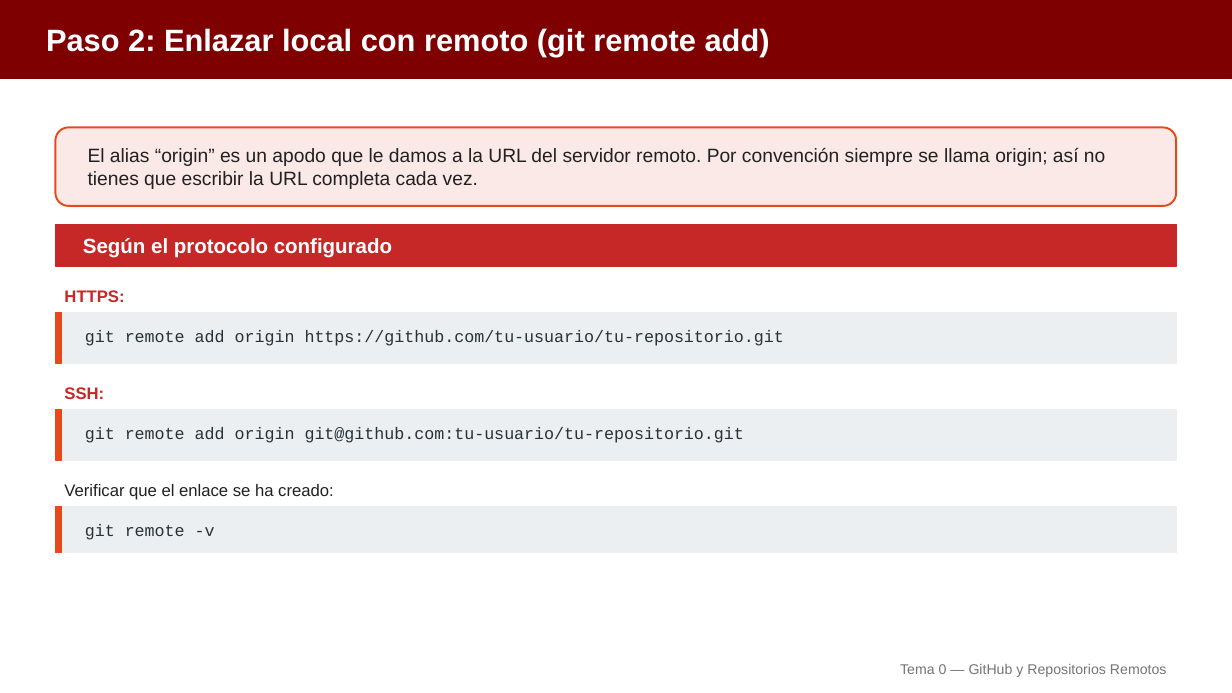
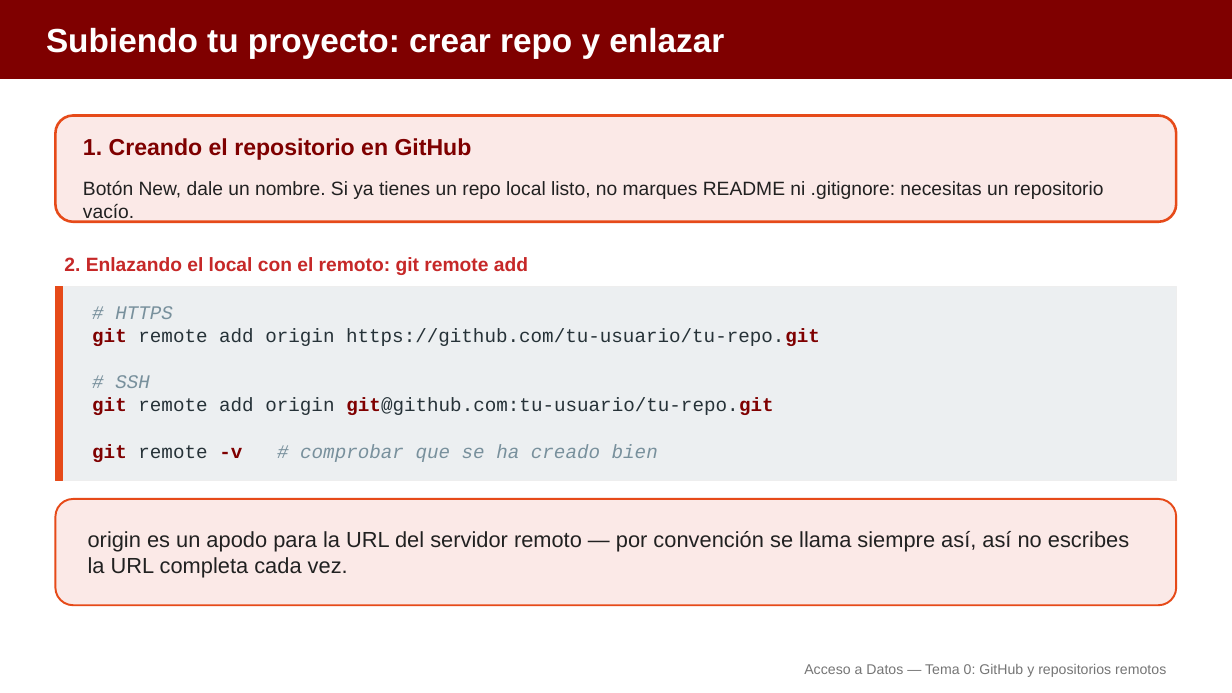
Before and after one commit to aitorventura/acceso-a-datos, a slide deck: slide 8 of docs/tema0/diapositivas/github.pptx (slide 14 before the commit). Drawn at 1232x693 pixels with LibreOffice and Linux fonts; fonts in the diff are those of the drawing. Boxes give left, top, right and bottom in pixels: in the first picture for what was removed or moved away, otherwise in the second. Text is boxed around its words. In the diff, an @@ line names an element or a change of style, - is before the commit and + after.

Commit message:
Rehace las diapositivas de Git y GitHub (Tema 0): menos diapositivas y más visuales
Agrupa por idea y sustituye texto por tarjetas, flujos y código con
sintaxis coloreada en los cinco decks de la subsección Git y GitHub
(introducción a Git, ramas, GitHub, colaboración y GitHub Actions).
Pasa de 130 a 67 diapositivas. Añade cinco infografías nuevas
reutilizables (staging, HEAD, local/remoto, fork+PR, anatomía de un
workflow).

```diff
--- a/docs/tema0/diapositivas/github.pptx
+++ b/docs/tema0/diapositivas/github.pptx
@@ text at [46,27,724,58]: text changed; size 24 to 26 pt @@
-Paso 2: Enlazar local con remoto (git remote add)
+Subiendo tu proyecto: crear repo y enlazar
@@ rounded rectangle: place and size @@
-rounded rectangle at [55,128,1177,206]
+rounded rectangle at [55,116,1177,222]
@@ rounded rectangle at [55,116,1177,222]: outline #E64A19 1.5 pt to #E64A19 2 pt @@
@@ text at [83,138,472,160]: text changed; size 15 to 18 pt; text colour #212121 to #7F0000; bold on @@
-El alias “origin” es un apodo que le damos a la URL del servidor remoto. Por convención siempre se llama origin; así no tienes que escribir la URL completa cada vez.
+1. Creando el repositorio en GitHub
@@ text added at [83,181,1104,222], 15 pt, text #212121 @@
+Botón New, dale un nombre. Si ya tienes un repo local listo, no marques README ni .gitignore: necesitas un repositorio vacío.
@@ rectangle removed at [55,225,1177,266] @@
@@ text at [64,257,528,275]: text changed; size 16 to 15 pt; text colour #FFFFFF to #C62828 @@
-Según el protocolo configurado
+2. Enlazando el local con el remoto: git remote add
@@ rectangle: place and size @@
-rectangle at [55,312,1177,363]
+rectangle at [55,287,1177,481]
@@ rectangle: place and size @@
-rectangle at [55,312,62,363]
+rectangle at [55,287,63,481]
@@ text removed at [64,290,124,302] @@
-HTTPS:
@@ text at [92,306,820,462]: text changed; size 13 to 15 pt @@
-git remote add origin https://github.com/tu-usuario/tu-repositorio.git
+# HTTPS
+git remote add origin https://github.com/tu-usuario/tu-repo.git
+# SSH
+git remote add origin git@github.com:tu-usuario/tu-repo.git
+git remote -v # comprobar que se ha creado bien
@@ text removed at [64,387,104,399] @@
-SSH:
@@ rectangle removed at [55,409,1177,460] @@
@@ rectangle removed at [55,409,62,460] @@
@@ text removed at [85,427,744,443] @@
-git remote add origin git@github.com:tu-usuario/tu-repositorio.git
@@ rectangle removed at [55,506,1177,553] @@
@@ rectangle removed at [55,506,62,553] @@
@@ rounded rectangle added at [55,499,1177,605], fill #FBE9E7, outline #E64A19 1.5 pt @@
@@ text removed at [64,484,333,500] @@
-Verificar que el enlace se ha creado:
@@ text removed at [85,524,215,540] @@
-git remote -v
@@ text added at [88,531,1129,578], 17 pt, text #212121 @@
+origin es un apodo para la URL del servidor remoto — por convención se llama siempre así, así no escribes la URL completa cada vez.
@@ text at [804,664,1166,677]: text changed @@
-Tema 0 — GitHub y Repositorios Remotos
+Acceso a Datos — Tema 0: GitHub y repositorios remotos
```
Also in this commit, not shown: 14 other slides changed, 1 slide added, 19 slides removed, 14 other files.
